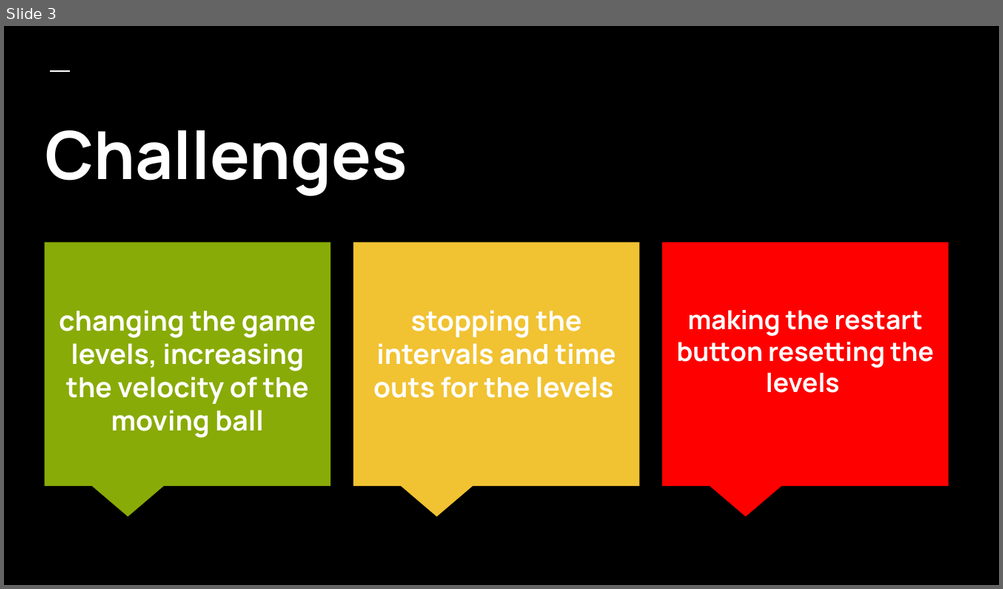
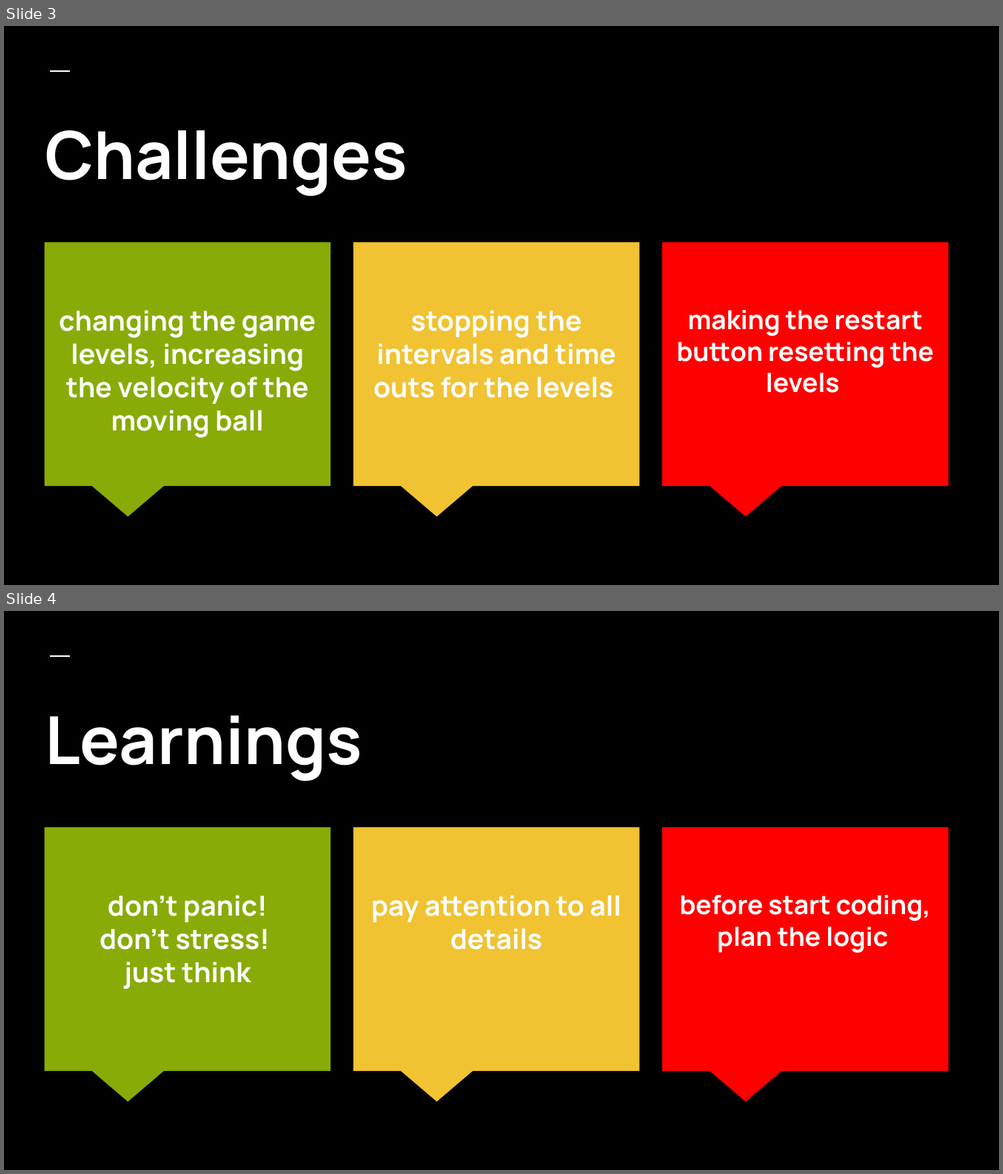
Before and after one commit to ritamak/stress-ball, a slide deck: stress_ball.pptx. Shown one above the other, each under a label of ours: slide 3 before the commit, slides 3 and 4 after it. The pictures are 1003x589 and 1003x1174 pixels, drawn with LibreOffice and Linux fonts; fonts in the diff are those of the drawing. Boxes give left, top, right and bottom in pixels: in the first picture for what was removed or moved away, otherwise in the second. Text is boxed around its words. In the diff, an @@ line names an element or a change of style, - is before the commit and + after.

Commit message:
13h45

```diff
--- a/stress_ball.pptx
+++ b/stress_ball.pptx
@@ slide 4 added at <box>4,611,999,1170</box>, background #000000; not listed: 1 template element that a slide beside it also shows @@
@@ title added at <box>45,715,362,781</box>, 48 pt, text #FFFFFF, bold @@
+Learnings
@@ speech box added at <box>45,828,331,1073</box>, fill #89AB07 @@
@@ speech box added at <box>353,828,640,1073</box>, fill #F1C232 @@
@@ speech box added at <box>663,828,949,1073</box>, fill #FF0000 @@
@@ title added at <box>99,895,270,989</box>, 20 pt, text #FFFFFF, bold @@
+don’t panic!
+don’t stress!
+just think
@@ title added at <box>371,895,620,950</box>, 20 pt, text #FFFFFF, bold @@
+pay attention to all details
@@ title added at <box>680,895,930,953</box>, 19 pt, text #FFFFFF, bold @@
+before start coding, plan the logic
```
